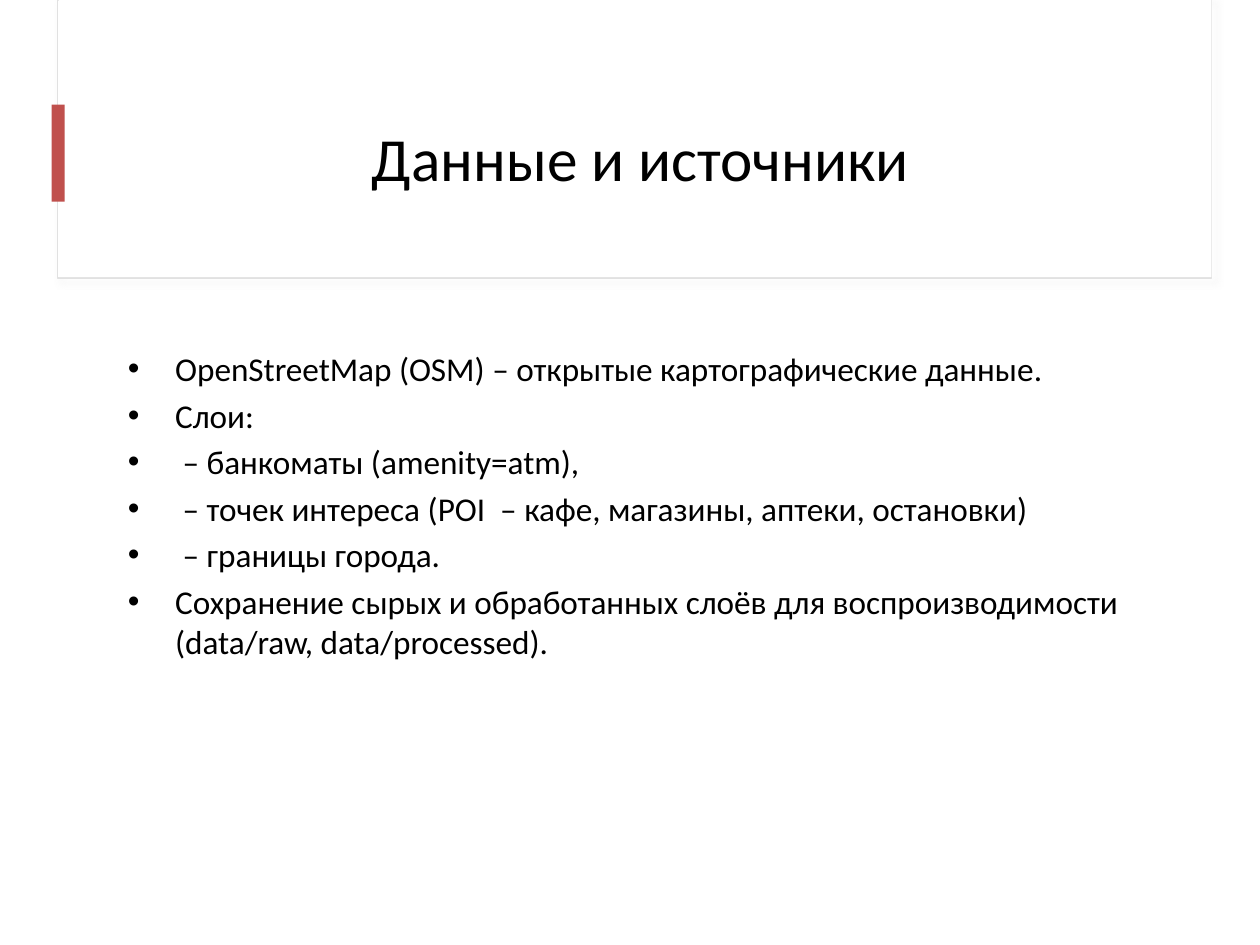
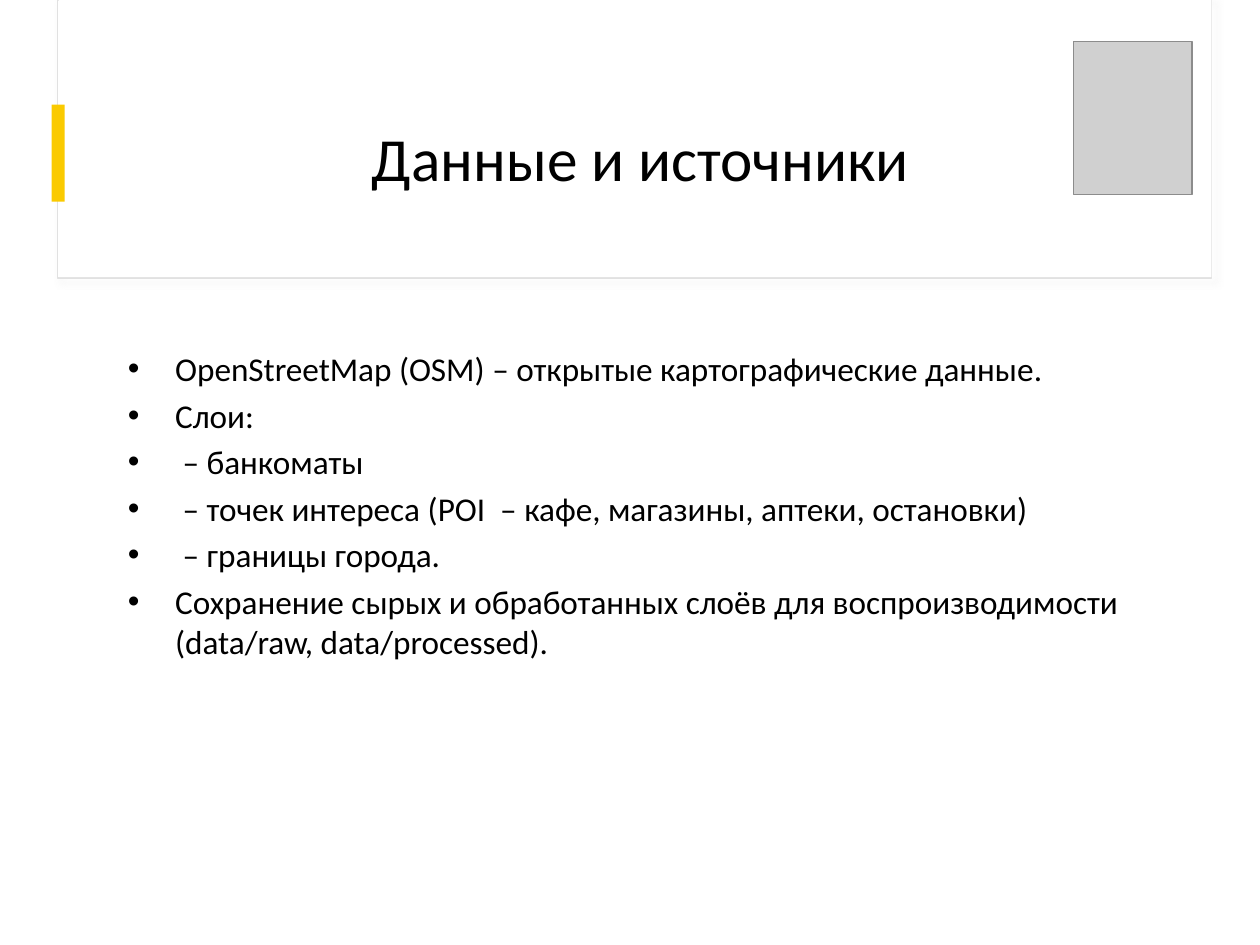
Before and after one commit to antgursky/final-project-atm-analysis, a slide deck: slide 5 of notebooks/Gursky_ATM.pptx. Drawn at 1260x945 pixels with LibreOffice and Linux fonts; fonts in the diff are those of the drawing; grey boxes stand for pictures; background and template pictures are left out. Boxes give left, top, right and bottom in pixels: in the first picture for what was removed or moved away, otherwise in the second. Text is boxed around its words. In the diff, an @@ line names an element or a change of style, - is before the commit and + after.

```diff
--- a/notebooks/Gursky_ATM.pptx
+++ b/notebooks/Gursky_ATM.pptx
@@ picture added at (1074,42,1192,194) @@
@@ rectangle at (52,105,64,202): fill #C0504D to #FACA00 @@
@@ text at (207,451,364,475): text changed @@
-• – банкоматы (amenity=atm),
+• – банкоматы
```
Also in this commit, not shown: 16 other slides changed, 4 other files.
